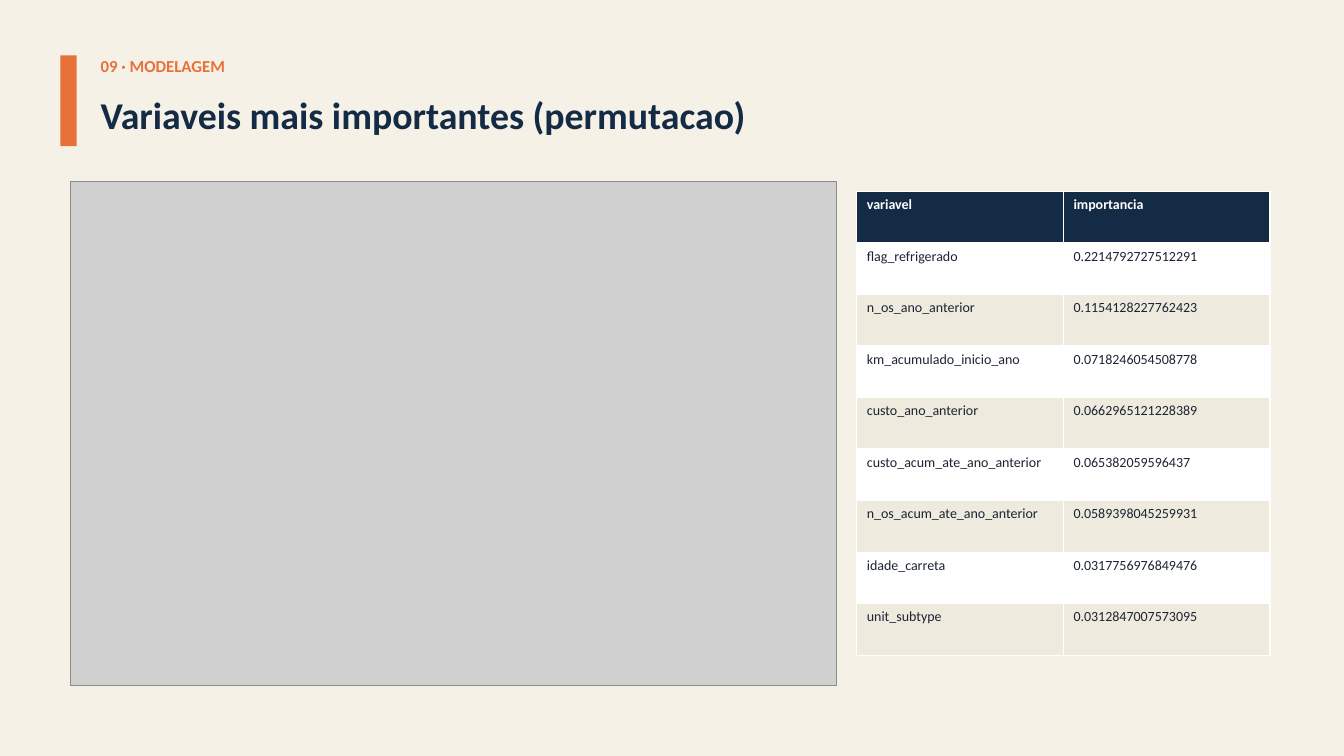
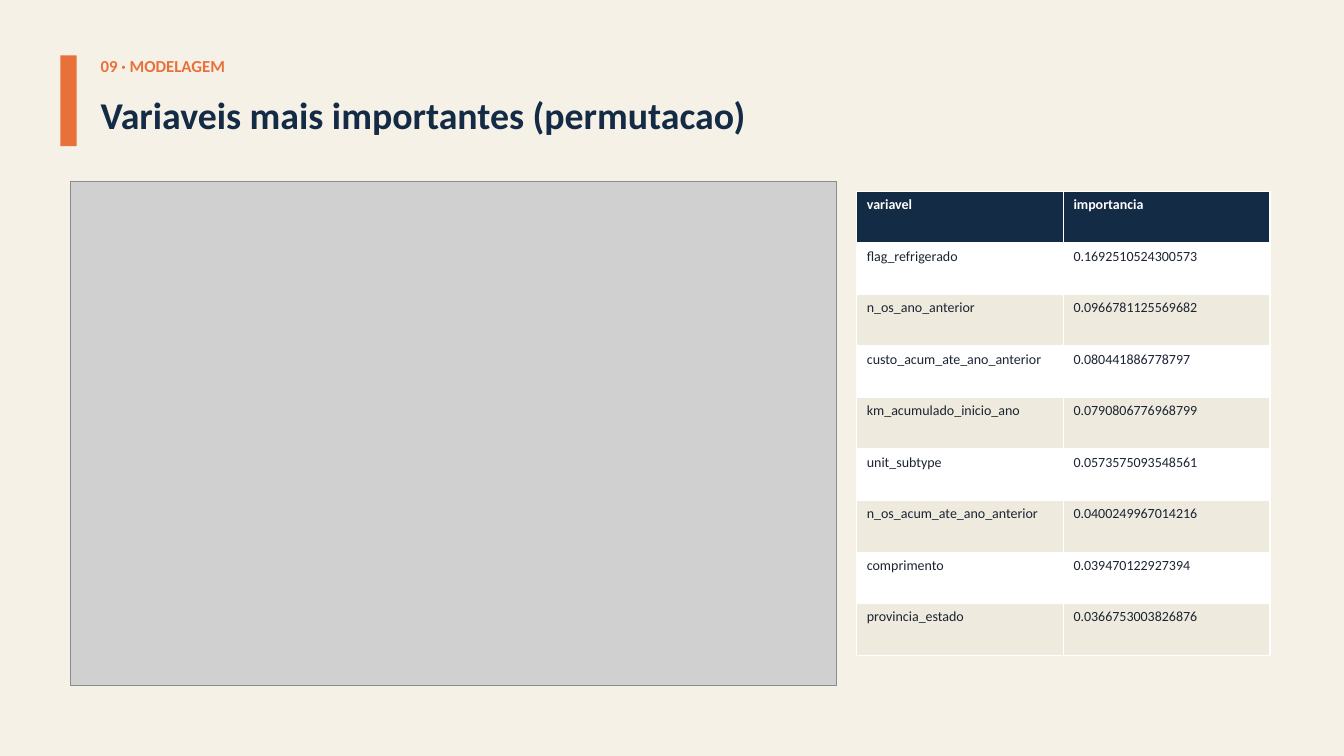
Before and after one commit to giovanicani/quatro_norte, a slide deck: slide 20 of docs/entregas/Apresentacao_QuatroNorte.pptx. Drawn at 1344x756 pixels with LibreOffice and Linux fonts; fonts in the diff are those of the drawing; grey boxes stand for pictures. Boxes give left, top, right and bottom in pixels: in the first picture for what was removed or moved away, otherwise in the second. Text is boxed around its words. In the diff, an @@ line names an element or a change of style, - is before the commit and + after.

```diff
--- a/docs/entregas/Apresentacao_QuatroNorte.pptx
+++ b/docs/entregas/Apresentacao_QuatroNorte.pptx
@@ table at bbox=[857, 192, 1270, 655] @@
-row 2, column 2: 0.2214792727512291
+row 2, column 2: 0.1692510524300573
-row 3, column 2: 0.1154128227762423
+row 3, column 2: 0.0966781125569682
-row 4, column 1: km_acumulado_inicio_ano
+row 4, column 1: custo_acum_ate_ano_anterior
-row 4, column 2: 0.0718246054508778
+row 4, column 2: 0.080441886778797
-row 5, column 1: custo_ano_anterior
+row 5, column 1: km_acumulado_inicio_ano
-row 5, column 2: 0.0662965121228389
+row 5, column 2: 0.0790806776968799
-row 6, column 1: custo_acum_ate_ano_anterior
+row 6, column 1: unit_subtype
-row 6, column 2: 0.065382059596437
+row 6, column 2: 0.0573575093548561
-row 7, column 2: 0.0589398045259931
+row 7, column 2: 0.0400249967014216
-row 8, column 1: idade_carreta
+row 8, column 1: comprimento
-row 8, column 2: 0.0317756976849476
+row 8, column 2: 0.039470122927394
-row 9, column 1: unit_subtype
+row 9, column 1: provincia_estado
-row 9, column 2: 0.0312847007573095
+row 9, column 2: 0.0366753003826876
```
Also in this commit, not shown: 14 other slides changed, 11 other files.
